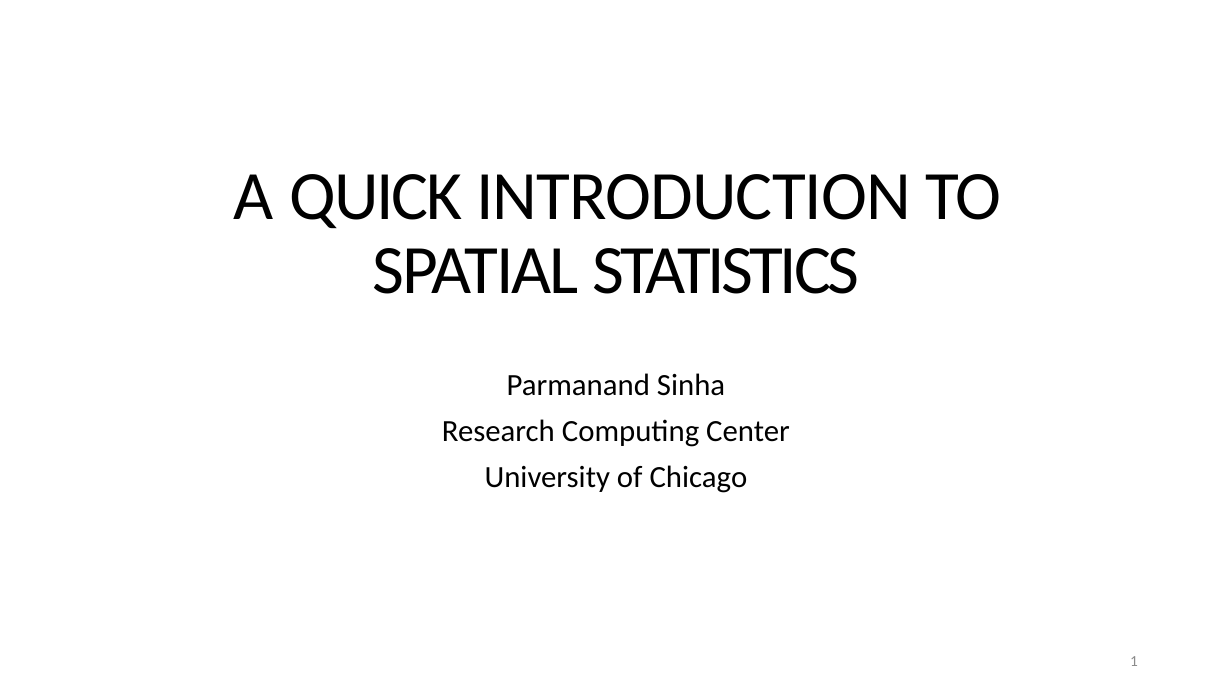
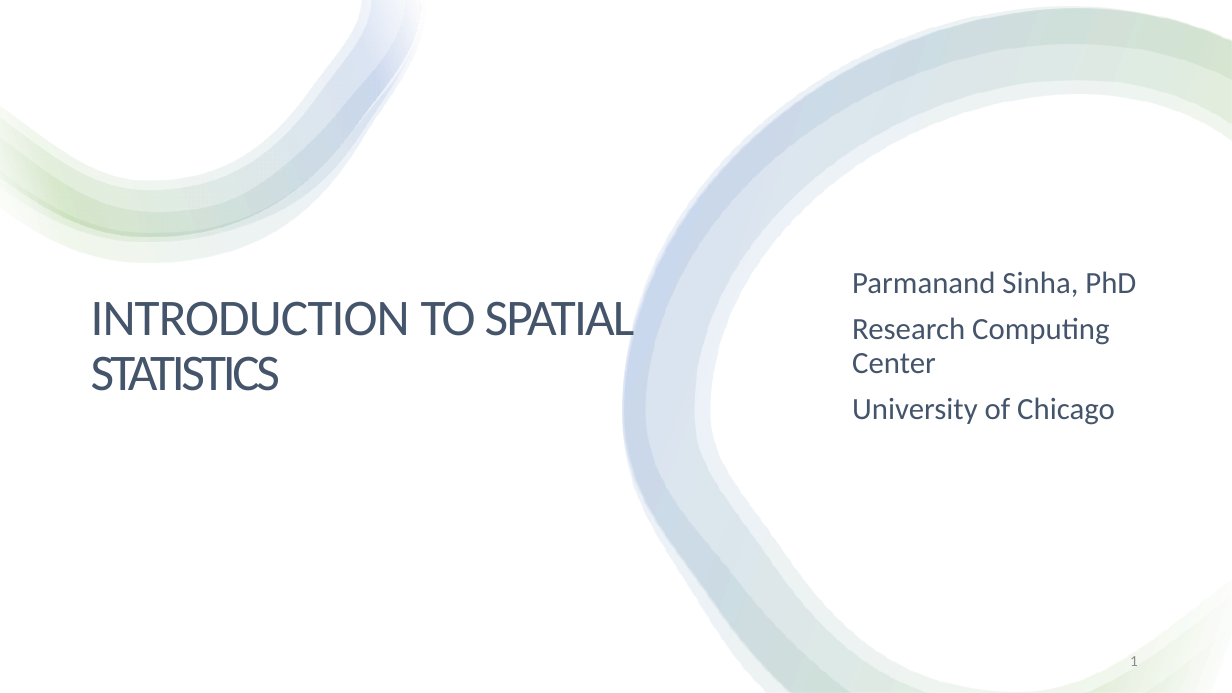
Before and after one commit to rcc-uchicago/SpatialStatistics_R, a slide deck: slide 1 of A QUICK INTRODUCTION TO SPATIAL STATISTICS.pptx. Drawn at 1232x693 pixels with LibreOffice and Linux fonts; fonts in the diff are those of the drawing. Boxes give left, top, right and bottom in pixels: in the first picture for what was removed or moved away, otherwise in the second. Text is boxed around its words. In the diff, an @@ line names an element or a change of style, - is before the commit and + after.

```diff
--- a/A QUICK INTRODUCTION TO SPATIAL STATISTICS.pptx
+++ b/A QUICK INTRODUCTION TO SPATIAL STATISTICS.pptx
@@ rectangle added at bbox=[0, 0, 1232, 693], fill #FFFFFF @@
@@ group added at bbox=[0, 0, 425, 263]: 4 freeform shapes @@
@@ freeform shape added at bbox=[623, 6, 1232, 693], fill gradient #FFFFFF to #70AD47 to #4472C4 @@
@@ freeform shape added at bbox=[623, 8, 1232, 693], fill gradient #FFFFFF to #70AD47 to #4472C4 @@
@@ freeform shape added at bbox=[625, 8, 1232, 693], fill gradient #FFFFFF to #70AD47 to #4472C4 @@
@@ subtitle "Parmanand Sinha, PhD": place and size @@
-subtitle "Parmanand Sinha, PhD" at bbox=[442, 373, 790, 493]
+subtitle "Parmanand Sinha, PhD" at bbox=[852, 271, 1136, 425]
@@ subtitle "Parmanand Sinha, PhD" at bbox=[852, 271, 1136, 425]: vertical alignment top to middle @@
@@ subtitle at bbox=[852, 271, 1136, 297]: text changed; text colour #000000 to #44546A @@
-Parmanand Sinha
+Parmanand Sinha, PhD
@@ title at bbox=[91, 301, 635, 391]: text changed; size 54 to 40 pt; text colour #000000 to #44546A @@
-A QUICK INTRODUCTION TO SPATIAL STATISTICS
+INTRODUCTION TO SPATIAL STATISTICS
@@ subtitle at bbox=[852, 317, 1115, 425]: text colour #000000 to #44546A in "Research Computing Center", "University of Chicago"; alignment centre to left @@
@@ page number at bbox=[1130, 656, 1138, 666]: more space between paragraphs @@
```
Also in this commit, not shown: 4 other slides changed, 17 slides added, 5 other files.
